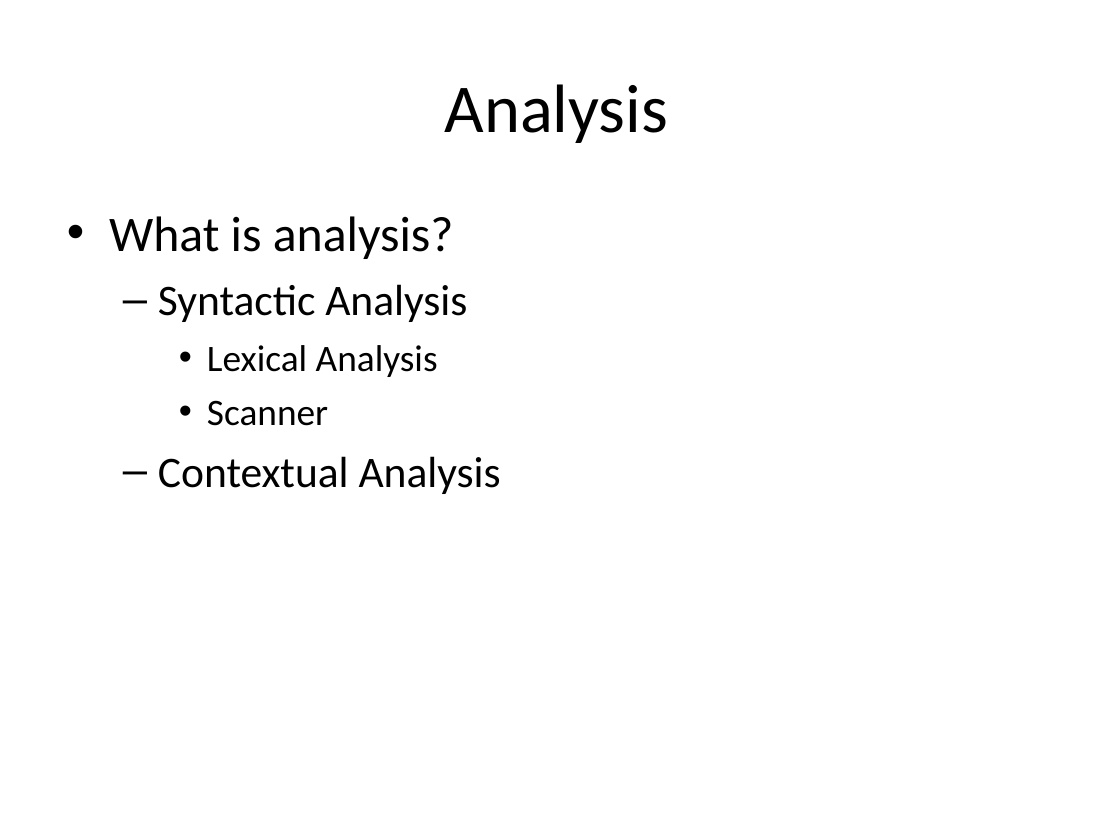
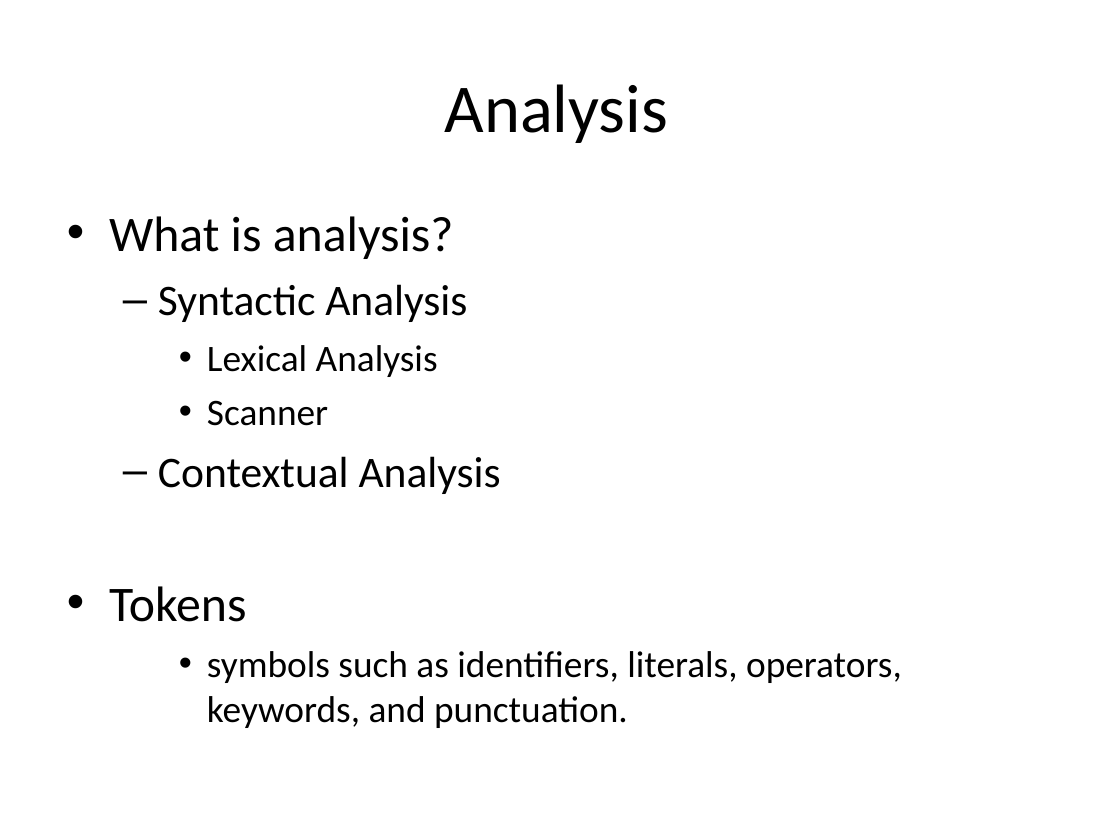
Before and after one commit to isurup/kalle-martin-group, a slide deck: slide 2 of SSE2/slides/1 Analysis.ppt. Drawn at 1120x840 pixels with LibreOffice and Linux fonts; fonts in the diff are those of the drawing. Boxes give left, top, right and bottom in pixels: in the first picture for what was removed or moved away, otherwise in the second. Text is boxed around its words. In the diff, an @@ line names an element or a change of style, - is before the commit and + after.

```diff
--- a/SSE2/slides/1 Analysis.ppt
+++ b/SSE2/slides/1 Analysis.ppt
@@ text at [109,586,902,728]: paragraphs added @@
+• Tokens
+    • symbols such as identifiers, literals, operators, keywords, and punctuation.
```
Also in this commit, not shown: 2 slides added, 9 slides removed.
